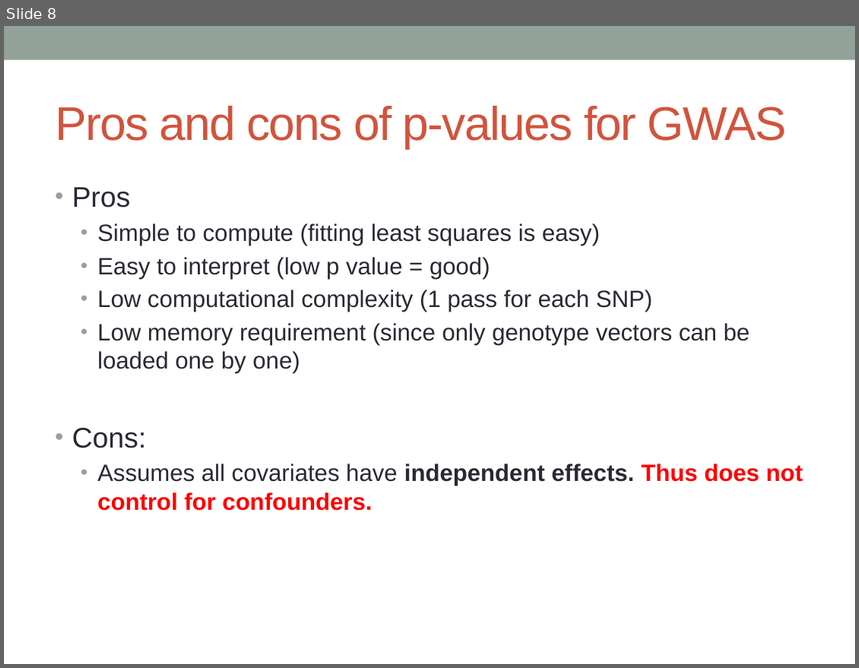
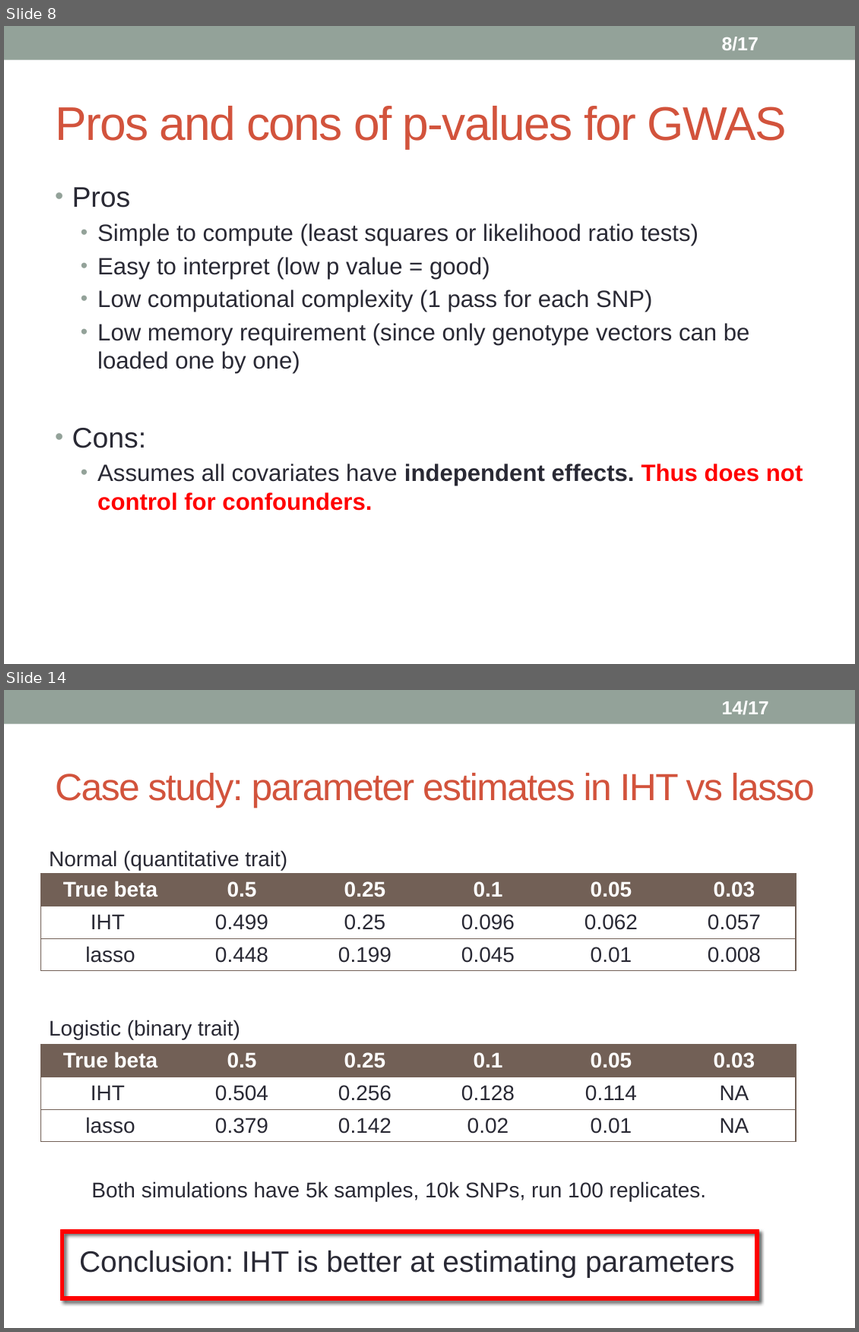
Before and after one commit to biona001/public-talks, a slide deck: QCBio luncheon 2020/Presentation1.pptx. Shown one above the other, each under a label of ours: slide 8 before the commit, slides 8 and 14 after it; the slides between them are not shown. The pictures are 859x668 and 859x1332 pixels, drawn with LibreOffice and Linux fonts; fonts in the diff are those of the drawing. Boxes give left, top, right and bottom in pixels: in the first picture for what was removed or moved away, otherwise in the second. Text is boxed around its words. In the diff, an @@ line names an element or a change of style, - is before the commit and + after.

```diff
--- a/QCBio luncheon 2020/Presentation1.pptx
+++ b/QCBio luncheon 2020/Presentation1.pptx
@@ slide 14 added at [4,690,855,1328], background #FFFFFF; not listed: 1 template element that a slide beside it also shows @@
@@ page number added at [722,701,769,715], 16 pt, text #FFFFFF, bold @@
+14/17
@@ title added at [55,773,815,809], 32 pt, text #D2533C @@
+Case study: parameter estimates in IHT vs lasso
@@ text added at [49,850,287,870], 18 pt, text #292934 @@
+Normal (quantitative trait)
@@ table added at [40,874,797,976], 3 rows, 6 columns @@
+True beta | 0.5 | 0.25 | 0.1 | 0.05 | 0.03
+IHT | 0.499 | 0.25 | 0.096 | 0.062 | 0.057
+lasso | 0.448 | 0.199 | 0.045 | 0.01 | 0.008
@@ text added at [49,1020,240,1040], 18 pt, text #292934 @@
+Logistic (binary trait)
@@ table added at [40,1045,797,1147], 3 rows, 6 columns @@
+True beta | 0.5 | 0.25 | 0.1 | 0.05 | 0.03
+IHT | 0.504 | 0.256 | 0.128 | 0.114 | NA
+lasso | 0.379 | 0.142 | 0.02 | 0.01 | NA
@@ text added at [91,1182,706,1201], 18 pt, text #292934 @@
+Both simulations have 5k samples, 10k SNPs, run 100 replicates.
@@ frame added at [60,1230,759,1301], fill #FF0000, outline #FF0000 0.75 pt @@
@@ text added at [79,1250,734,1277], 25 pt, text #292934 @@
+Conclusion: IHT is better at estimating parameters
@@ slide 8 changed as well @@
@@ page number added at [722,37,759,51], 16 pt, text #FFFFFF, bold @@
+8/17
@@ text at [97,224,699,246]: text changed @@
-  • Simple to compute (fitting least squares is easy)
+  • Simple to compute (least squares or likelihood ratio tests)
```
Also in this commit, not shown: 8 other slides changed, 6 other slides added, 2 slides removed, 1 other file.
